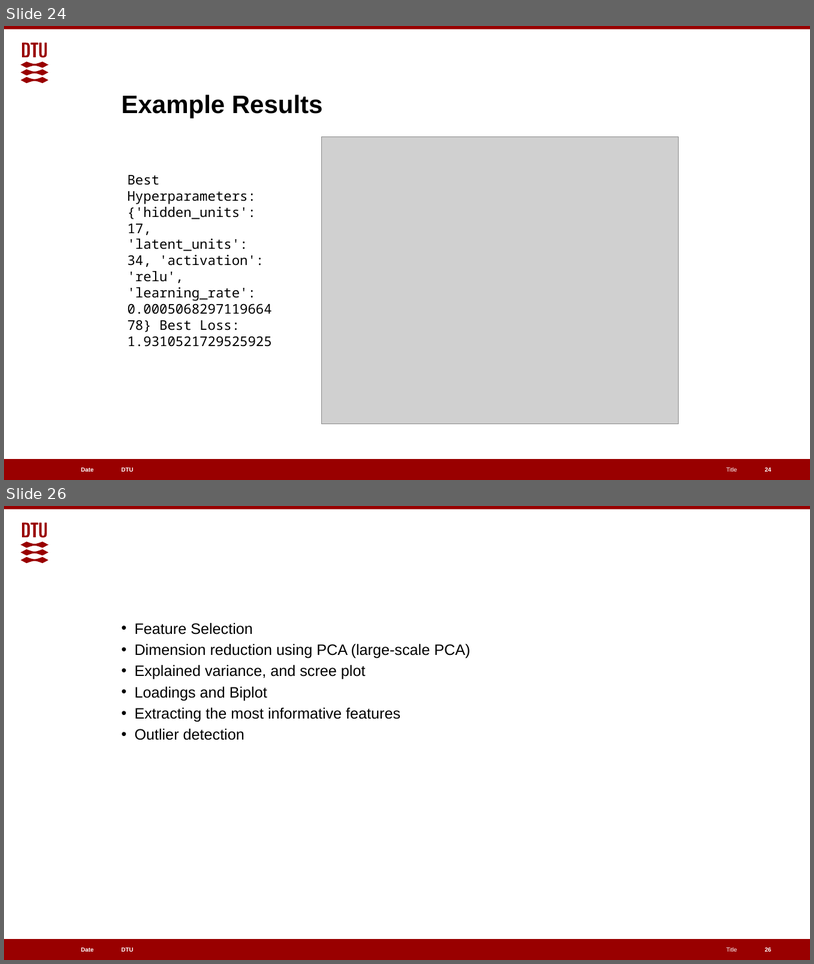
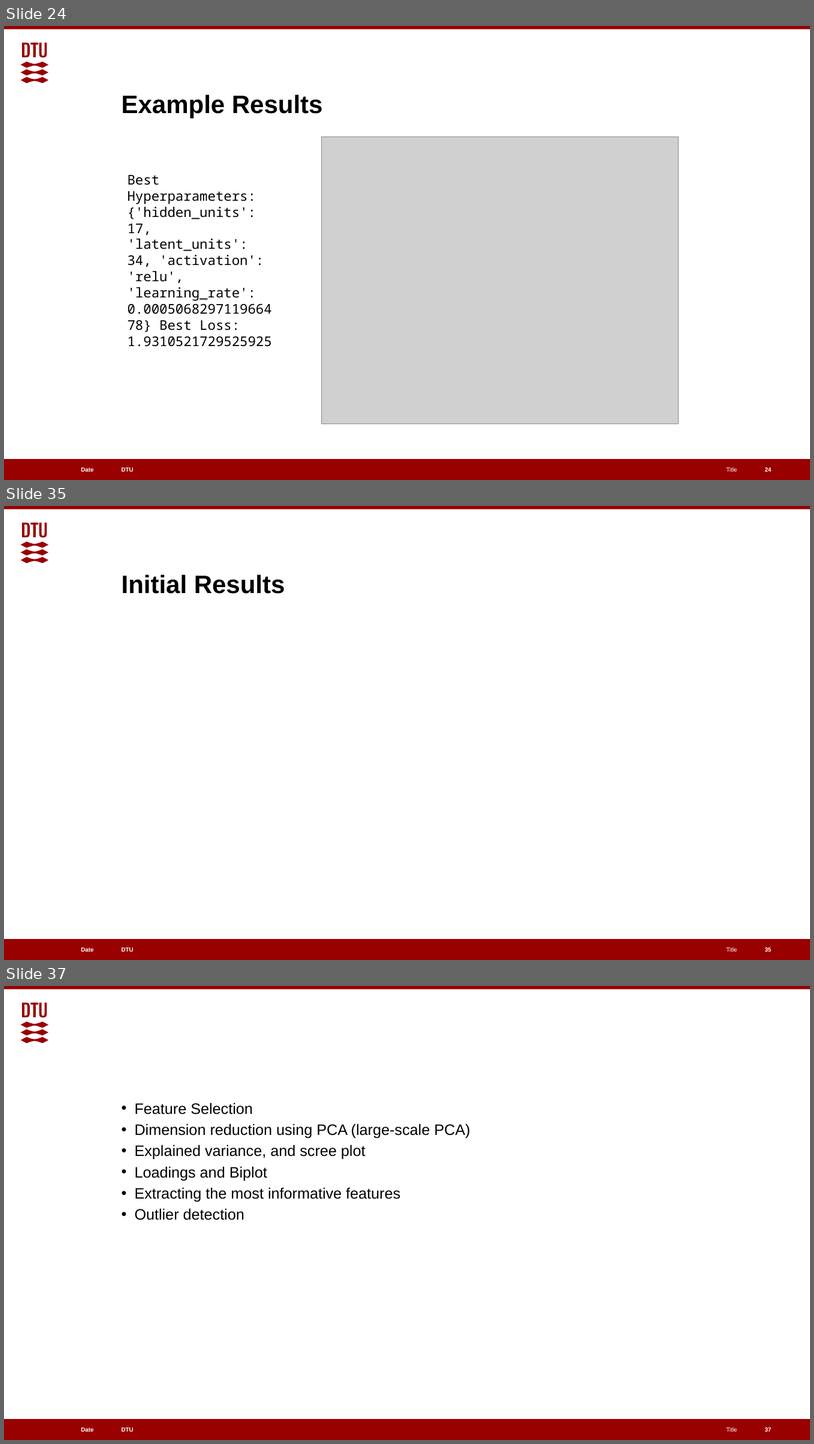
Before and after one commit to EGpineapples/Cell-Lifelines-Autoencoder, a slide deck: Classifying Metabolic Fluxes.pptx. Shown one above the other, each under a label of ours: slides 24 and 26 before the commit, slides 24, 35 and 37 after it; the slides between them are not shown. The pictures are 814x964 and 814x1444 pixels, drawn with LibreOffice and Linux fonts; fonts in the diff are those of the drawing; grey boxes stand for pictures. Boxes give left, top, right and bottom in pixels: in the first picture for what was removed or moved away, otherwise in the second. Text is boxed around its words. In the diff, an @@ line names an element or a change of style, - is before the commit and + after.

```diff
--- a/Classifying Metabolic Fluxes.pptx
+++ b/Classifying Metabolic Fluxes.pptx
@@ slide 35 added at bbox=[4, 506, 810, 960], background #FFFFFF; not listed: 6 template elements that a slide beside it also shows @@
@@ title added at bbox=[122, 574, 285, 594], 30 pt, text #000000, bold @@
+Initial Results
@@ page number added at bbox=[765, 947, 772, 951], 7 pt, text #FFFFFF, bold @@
+35
@@ what was slide 26 is now slide 37 @@
@@ page number at bbox=[765, 1427, 772, 1431]: text changed @@
-26
+37
```
Also in this commit, not shown: 10 other slides added.
